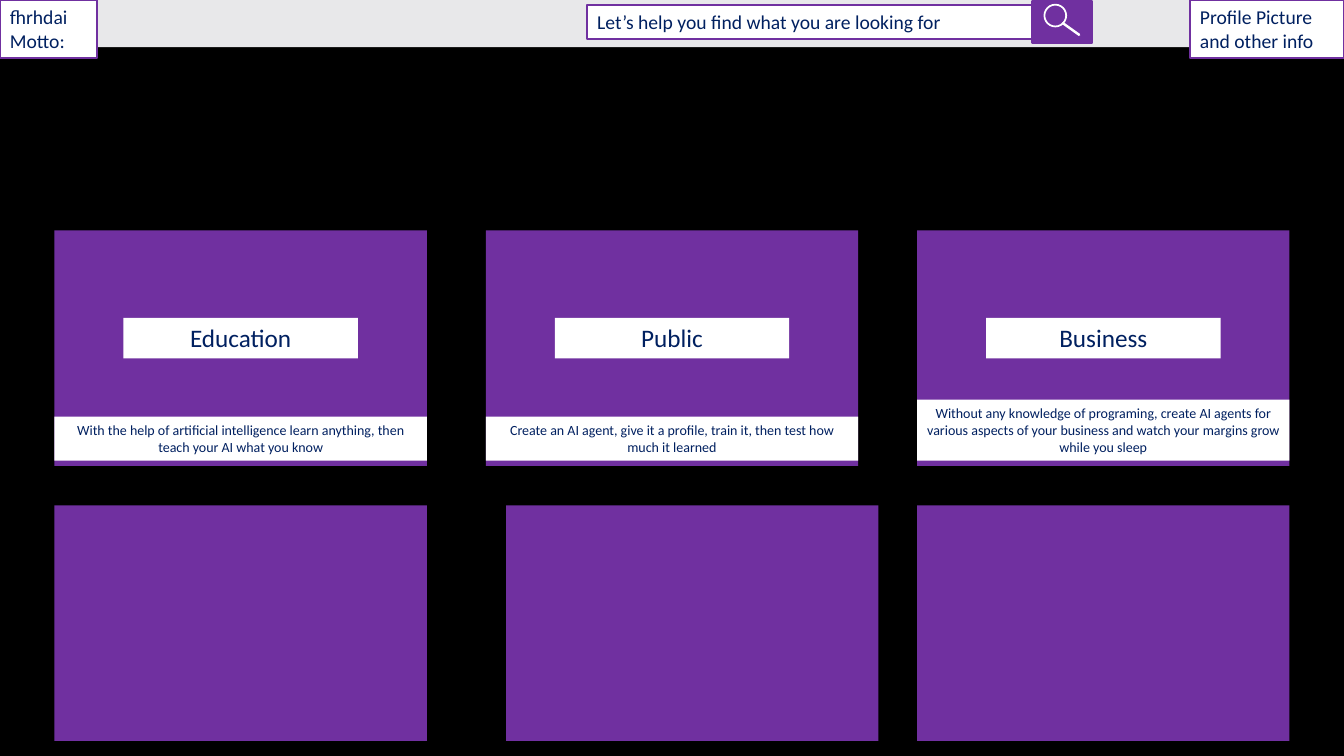
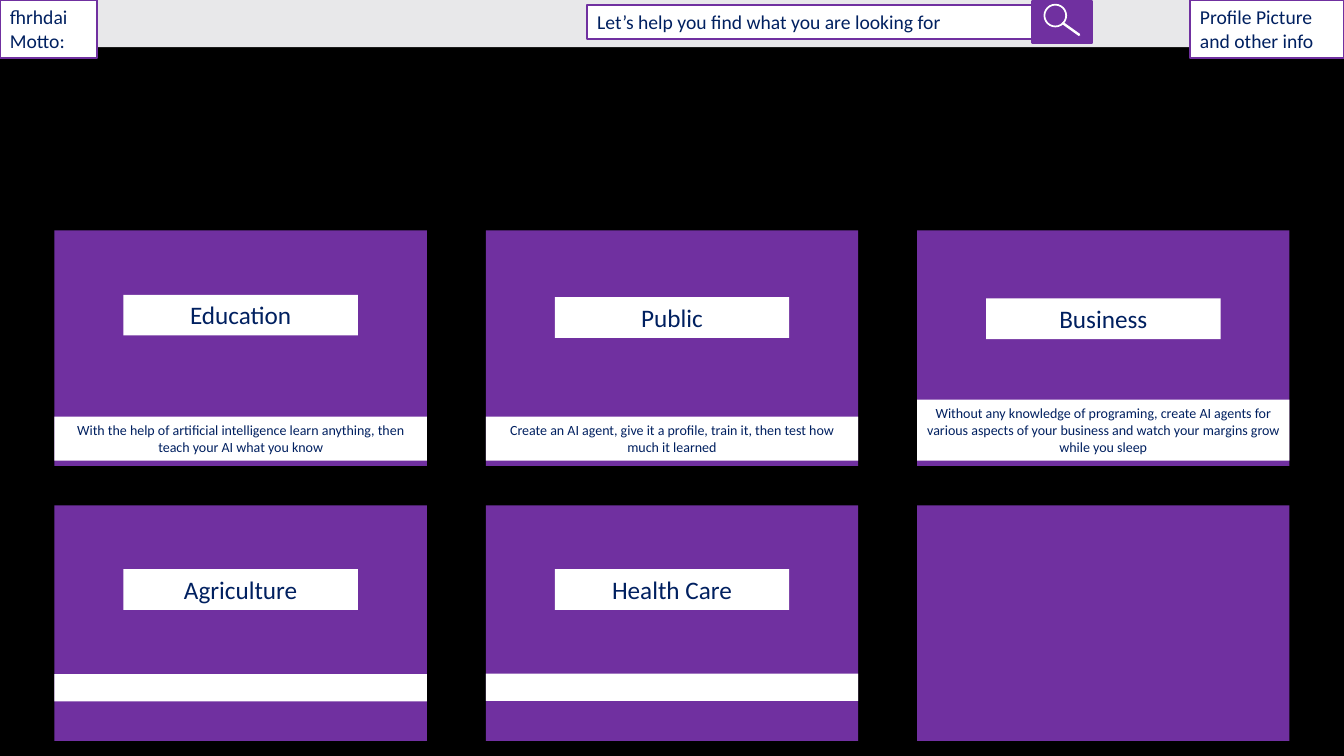
Before and after one commit to fhrhdai/siteunderconstruction-3, a slide deck: slide 2 of fhrhdai.pptx. Drawn at 1344x756 pixels with LibreOffice and Linux fonts; fonts in the diff are those of the drawing; background and template pictures are left out. Boxes give left, top, right and bottom in pixels: in the first picture for what was removed or moved away, otherwise in the second. Text is boxed around its words. In the diff, an @@ line names an element or a change of style, - is before the commit and + after.

Commit message:
Agriculture and Helth Care tiles added to design file

```diff
--- a/fhrhdai.pptx
+++ b/fhrhdai.pptx
@@ rectangle "Education": place and size @@
-rectangle "Education" at [123, 318, 358, 358]
+rectangle "Education" at [123, 294, 358, 335]
@@ rectangle "Public": place and size @@
-rectangle "Public" at [555, 318, 789, 358]
+rectangle "Public" at [555, 297, 789, 338]
@@ rectangle "Business": place and size @@
-rectangle "Business" at [986, 318, 1221, 358]
+rectangle "Business" at [986, 298, 1221, 339]
@@ rectangle: place and size @@
-rectangle at [506, 505, 878, 741]
+rectangle at [486, 505, 858, 741]
@@ rectangle added at [123, 570, 358, 610], fill #FFFFFF, 18 pt, text #002060 @@
+Agriculture
@@ rectangle added at [555, 570, 789, 610], fill #FFFFFF, 18 pt, text #002060 @@
+Health Care
@@ rectangle added at [54, 675, 426, 702], fill #FFFFFF @@
@@ rectangle added at [486, 674, 858, 701], fill #FFFFFF @@
```
